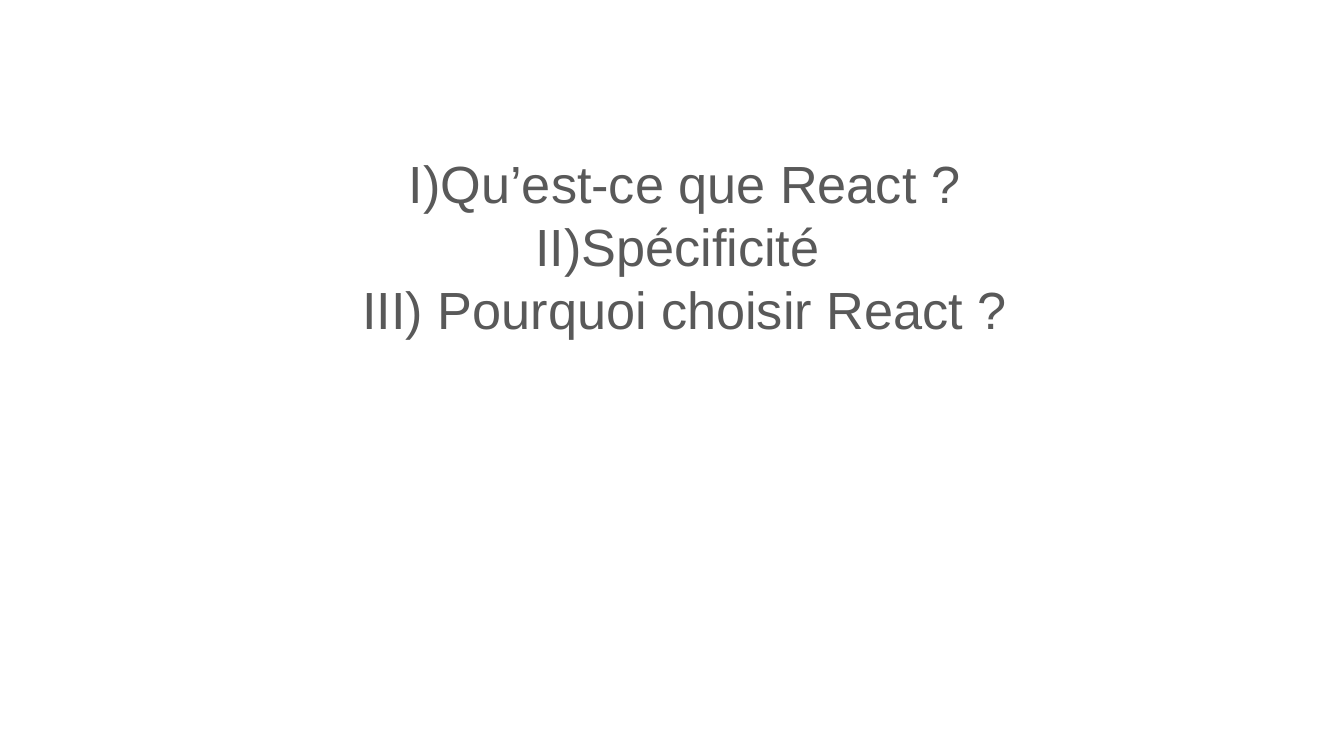
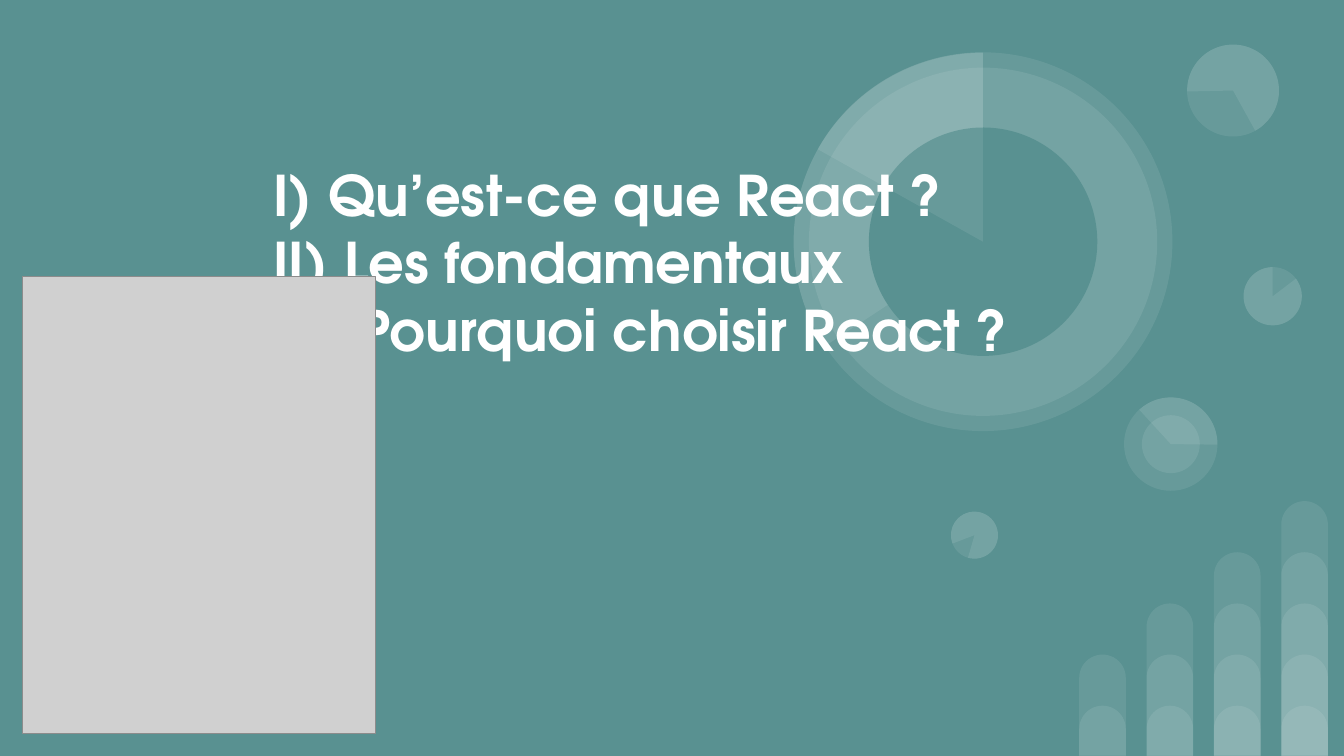
Before and after one commit to FXpel/IFI_React, a slide deck: slide 2 of cours/IFI_React.pptx. Drawn at 1344x756 pixels with LibreOffice and Linux fonts; fonts in the diff are those of the drawing; grey boxes stand for pictures. Boxes give left, top, right and bottom in pixels: in the first picture for what was removed or moved away, otherwise in the second. Text is boxed around its words. In the diff, an @@ line names an element or a change of style, - is before the commit and + after.

Commit message:
feat(cours react): derniere version du diapo

```diff
--- a/cours/IFI_React.pptx
+++ b/cours/IFI_React.pptx
@@ background #FFFFFF to #599191 @@
@@ subtitle at (273,174,961,374): text changed; size 28 to 30 pt; font Arial to TeX Gyre Adventor; text colour #595959 to #FFFFFF; bold on @@
-I)Qu’est-ce que React ?
-II)Spécificité
-III) Pourquoi choisir React ?
+I) Qu’est-ce que React ?
+II) Les fondamentaux
+III) Pourquoi choisir React ?
@@ picture added at (23,277,376,734) @@
@@ group added at (741,0,1301,565): 8 ellipses, 6 pie slice (boxed as its full ellipse)s @@
@@ group added at (1079,501,1328,755): 14 round same rects @@
```
Also in this commit, not shown: 7 other slides changed, 7 slides added, 3 slides removed, 1 other file.
